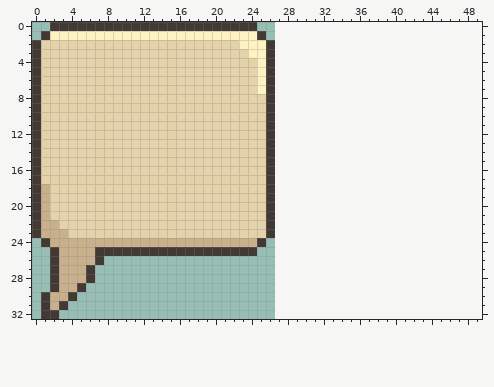
Two versions of one pixel-art file, Assets/Sprites/dialogue-box-small.aseprite. This is how it looked before the edit.
27x33 pixels, 1 frame. Shown: x 0..49, y 0..32. The old version is drawn lined up with the new one, on the new canvas.
After:
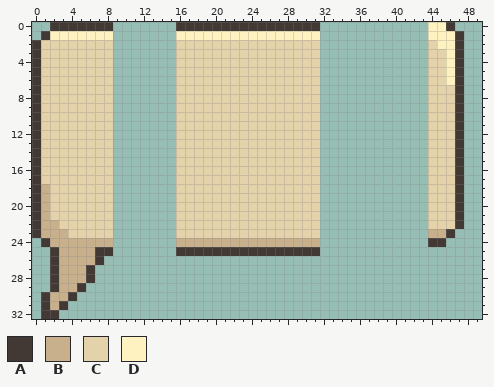
Palette (. is transparent): A #423934  B #c7b08b  C #e4d2aa  D #fef3c0
Edits made:
canvas 27x33 -> 78x33
Colour A is added in row 0 at x 25 to 31 and 46; in rows 1 to 22 at x 47; in row 23 at x 46; in row 24 at x 44 to 45; in row 25 at x 25 to 31.
Colour B is added in row 23 at x 44 to 45; in row 24 at x 26 to 31.
Colour B replaces colour A in row 24 at x 25.
Colour C is added in row 2 at x 27 to 31 and 44; in rows 3 to 6 at x 27 to 31 and 44 to 45; in rows 7 to 22 at x 27 to 31 and 44 to 46; in row 23 at x 27 to 31.
Colour C replaces colour A in rows 2 to 23 at x 26.
Colour C replaces colour D in row 2 at x 23 to 25; in row 3 at x 24 to 25; in rows 4 to 7 at x 25.
Colour D is added in row 0 at x 44 to 45; in row 1 at x 26 to 31 and 44 to 46; in row 2 at x 45 to 46; in rows 3 to 6 at x 46.
Colour D replaces colour A in row 1 at x 25.
Colour A is gone in row 0 at x 9 to 15; in row 25 at x 9 to 15.
Colour B is gone in row 24 at x 9 to 15.
Colour C is gone in rows 2 to 23 at x 9 to 15.
Colour D is gone in row 1 at x 9 to 15.
Changed places in both pictures, as pixel boxes (x1, y1, x2, y2):
erased: (113, 22, 176, 256)
changed: (239, 22, 320, 256)
added: (428, 22, 464, 247)
